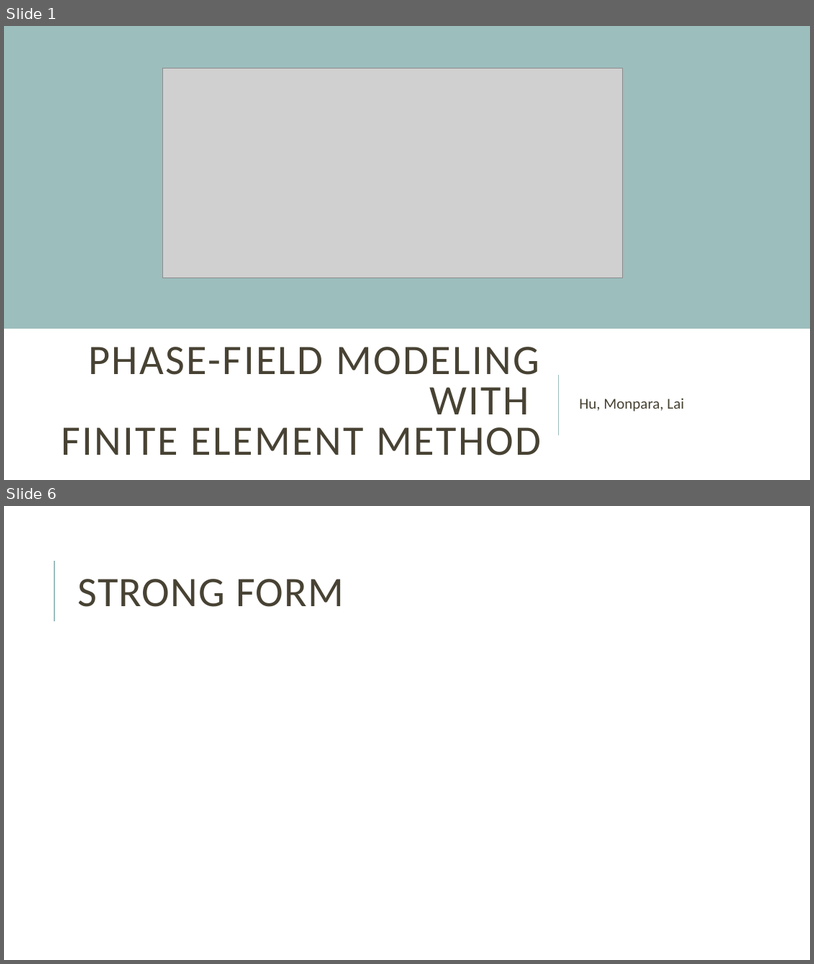
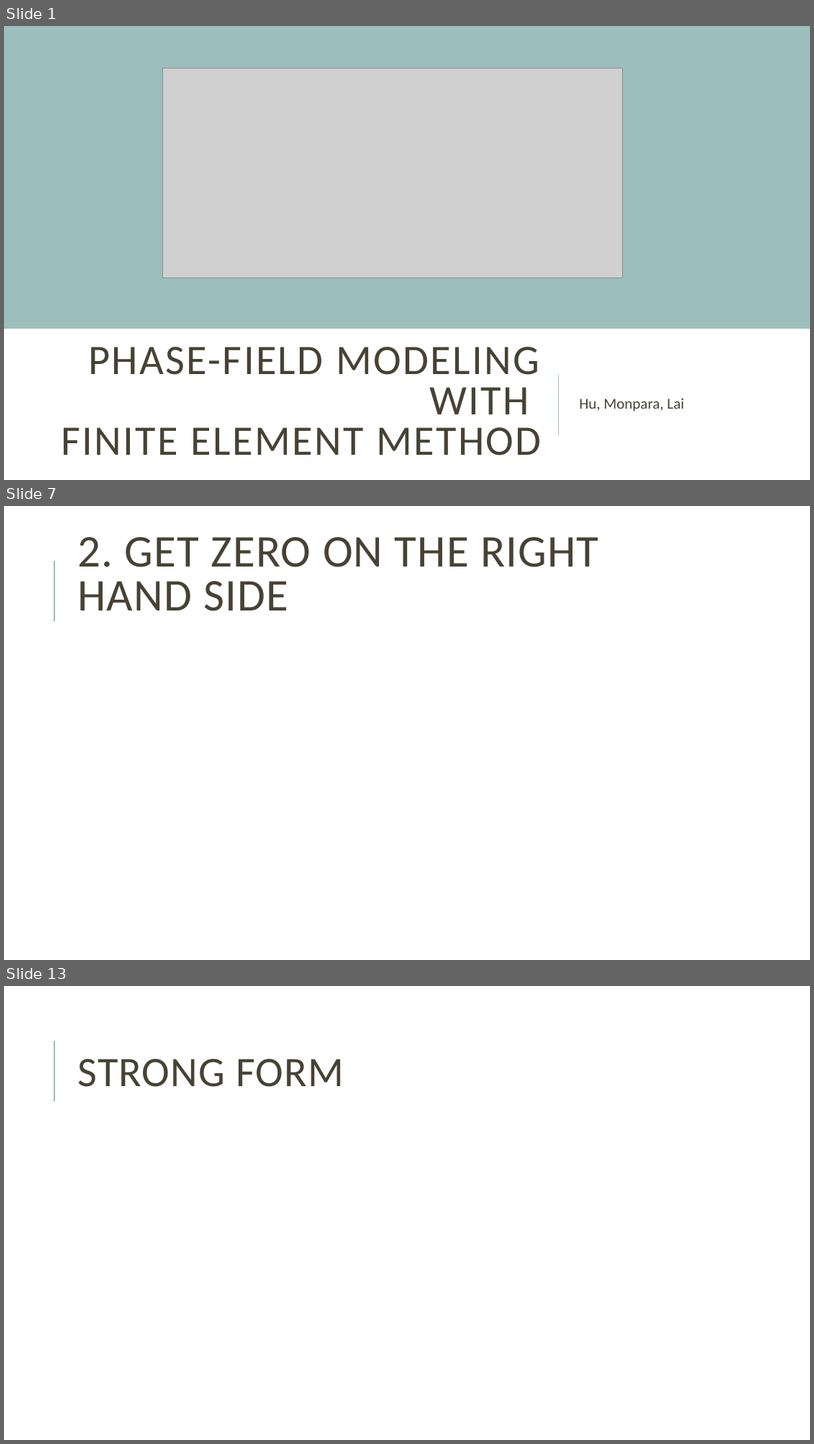
Before and after one commit to mblai35/Phase-FieldModelingFEM, a slide deck: PFMFEM.pptx. Shown one above the other, each under a label of ours: slides 1 and 6 before the commit, slides 1, 7 and 13 after it; the slides between them are not shown. The pictures are 814x964 and 814x1444 pixels, drawn with LibreOffice and Linux fonts; fonts in the diff are those of the drawing; grey boxes stand for pictures. Boxes give left, top, right and bottom in pixels: in the first picture for what was removed or moved away, otherwise in the second. Text is boxed around its words. In the diff, an @@ line names an element or a change of style, - is before the commit and + after.

```diff
--- a/PFMFEM.pptx
+++ b/PFMFEM.pptx
@@ slide 7 added at box(4, 506, 810, 960), background #FFFFFF; not listed: 1 template element that a slide beside it also shows @@
@@ title added at box(77, 537, 599, 611), 54 pt, text #474233 @@
+2. GET ZERO ON THE RIGHT HAND SIDE
@@ what was slide 6 is now slide 13 @@
```
Also in this commit, not shown: 4 slides changed, 7 other slides added, 2 other files.
